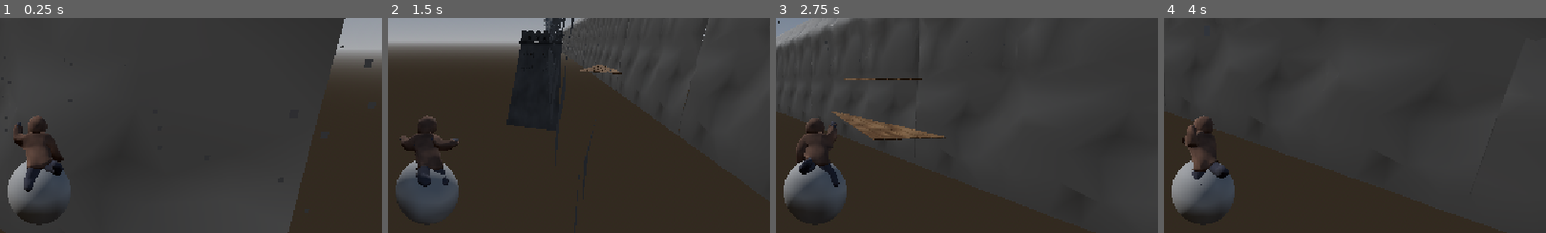
Above: before the commit, frames 1-4 (left to right).
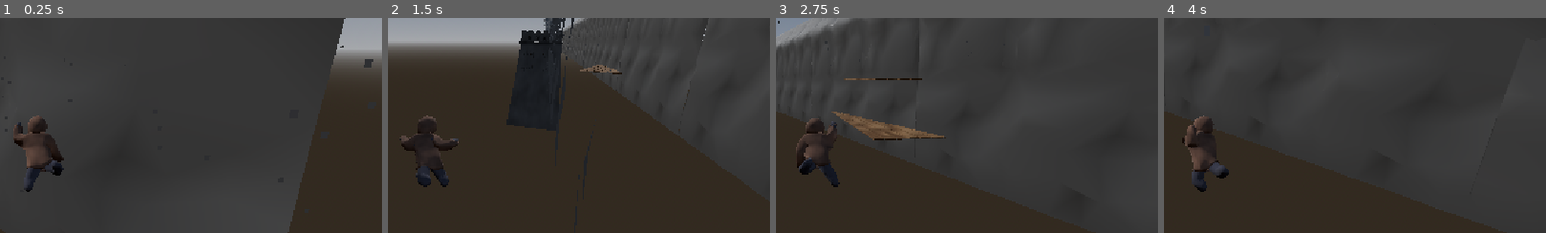
Above: after the commit, the same moments.

Repository: PortalGolem/havenIE2026GameJam
Game: Godot game, scene res://Scenes/Main.tscn
Two runs of this game, one before a commit and one after it. Both use one fixed random seed, a clock stepped at 60 frames per second and the inputs below.
Inputs (mouse positions are % of the whole screen's width and height, from its top left):
- Up to frame 1 (0.25 s): no input
- Up to frame 2 (1.5 s): move the mouse to (55, 50) at 0.52 s; press the mouse at (55, 50) at 0.53 s; hold W (Forward) from 0.53 s (still down); tap Space (Jump) at 0.77 s; move the mouse to (45, 50) at 1.27 s; release the mouse at (45, 50) at 1.28 s; tap Shift (Dash) at 1.35 s
- Up to frame 3 (2.75 s): keep holding W (Forward); tap Space (Jump) at 1.52 s; move the mouse to (52, 48) at 2.02 s; press the mouse at (52, 48) at 2.03 s
- Up to frame 4 (4 s): keep holding W (Forward); move the mouse to (49, 52) at 2.77 s; release the mouse at (49, 52) at 2.78 s; tap Shift (Dash) at 2.85 s; tap Space (Jump) at 3.02, 3.77 s; move the mouse to (57, 51) at 3.52 s; press the mouse at (57, 51) at 3.53 s
The pictures show only the part of the screen within x 45-95%, y 29-79%; the shares and areas given below are measured in that part.

The runs differ from the first frame. In frame 1, 1.9% of the frame differs, in the area x 2-19%, y 66-97%; in frame 2, 2.6%, in the area x 2-19%, y 66-92%; in frame 3, 2.3%; in frame 4, 2.6%.

Commit message:
updateMesh

Diff:
--- a/Player/player.tscn
+++ b/Player/player.tscn
@@ -5,8 +5,6 @@
 [ext_resource type="PackedScene" uid="uid://chkuemajlf13r" path="res://Objects/SnowfallParticles.tscn" id="3_btcbx"]
 [ext_resource type="PackedScene" uid="uid://c20ilkhh6re64" path="res://Objects/death_screen.tscn" id="4_gwnis"]
 [ext_resource type="PackedScene" uid="uid://gtcuylkxqpki" path="res://Assets/Animations/PlayerAnimations.tscn" id="5_k53q1"]
-
-[sub_resource type="SphereMesh" id="SphereMesh_2m7an"]
 
 [sub_resource type="SphereShape3D" id="SphereShape3D_2m7an"]
 
@@ -25,9 +23,6 @@
 transform = Transform3D(-1, 0, -8.742278e-08, 0, 1, 0, 8.742278e-08, 0, -1, 0, 0, 0)
 script = ExtResource("1_l8h54")
 stanima = 74
-
-[node name="MeshInstance3D" type="MeshInstance3D" parent="." unique_id=414659512]
-mesh = SubResource("SphereMesh_2m7an")
 
 [node name="CollisionShape3D" type="CollisionShape3D" parent="." unique_id=1339017187]
 shape = SubResource("SphereShape3D_2m7an")
